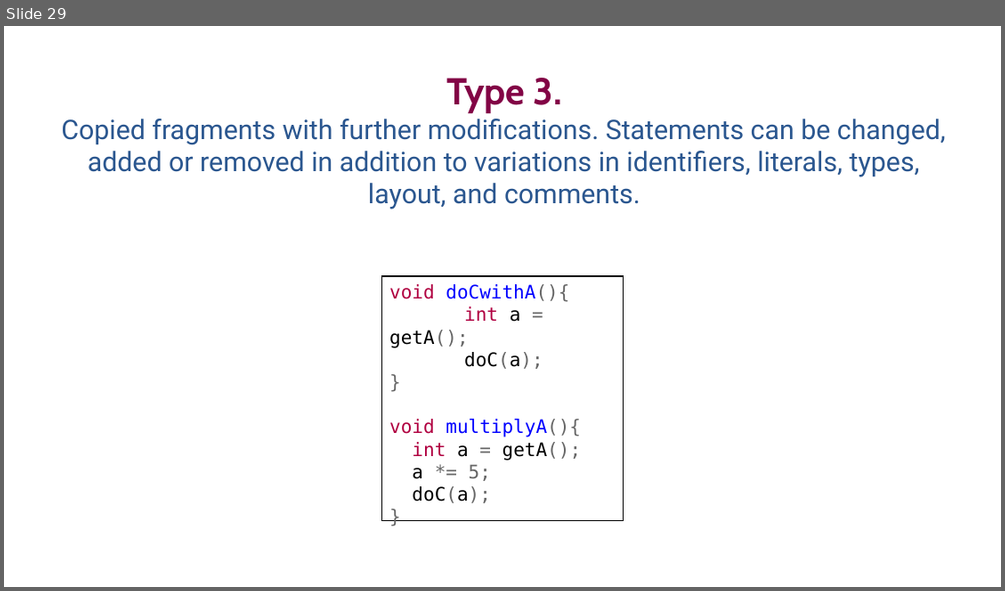
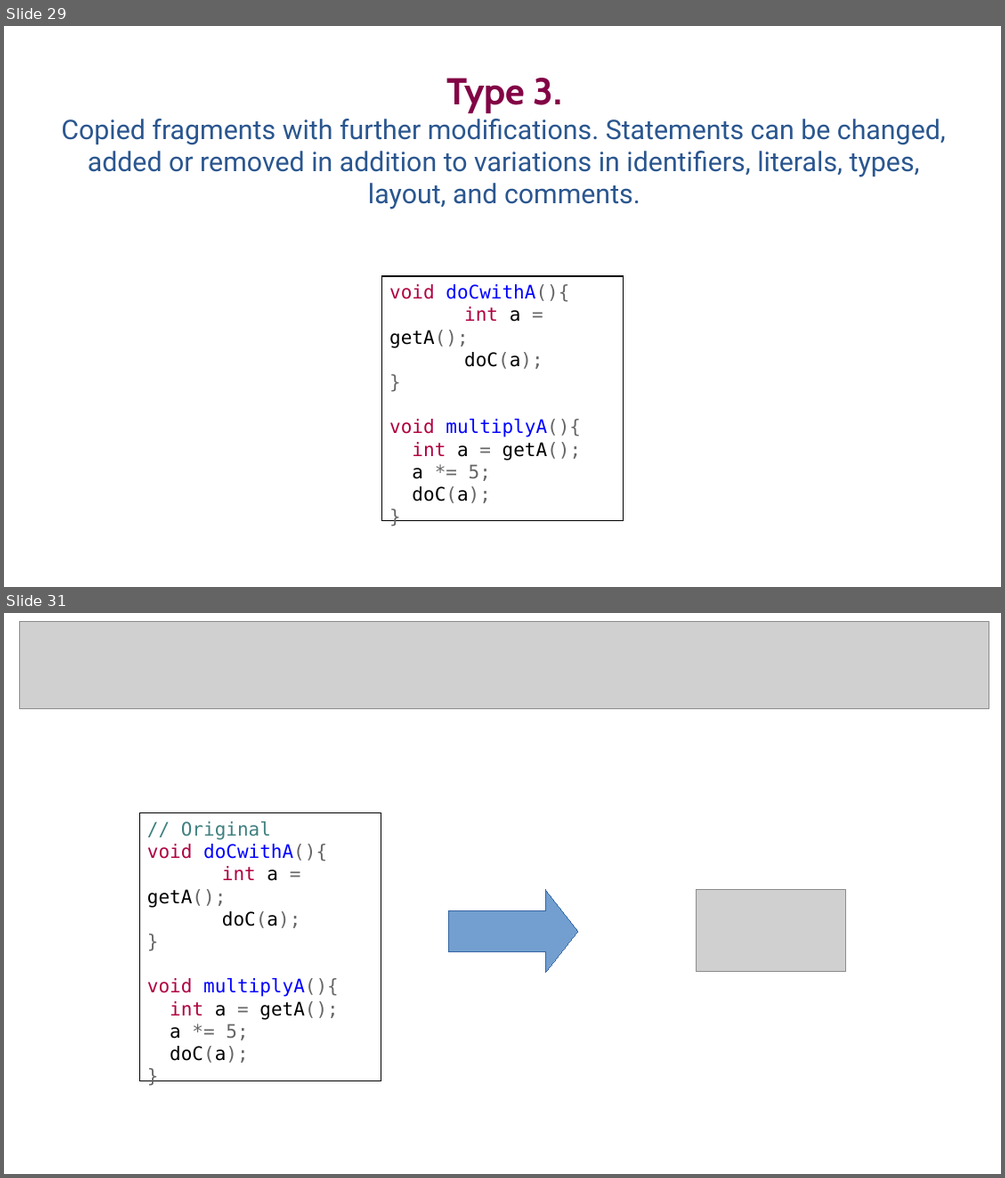
Before and after one commit to SimonBaars/Master-Thesis-Simon-Baars, a slide deck: presentations/FinalPresentation.odp. Shown one above the other, each under a label of ours: slide 29 before the commit, slides 29 and 31 after it; the slides between them are not shown. The pictures are 1005x591 and 1005x1178 pixels, drawn with LibreOffice and Linux fonts; fonts in the diff are those of the drawing; grey boxes stand for pictures. Boxes give left, top, right and bottom in pixels: in the first picture for what was removed or moved away, otherwise in the second. Text is boxed around its words. In the diff, an @@ line names an element or a change of style, - is before the commit and + after.

```diff
--- a/presentations/FinalPresentation.odp
+++ b/presentations/FinalPresentation.odp
@@ slide 31 added at (x1=4, y1=613, x2=1001, y2=1174), background #FFFFFF @@
@@ picture added at (x1=19, y1=622, x2=989, y2=709) @@
@@ rectangle added at (x1=139, y1=813, x2=380, y2=1081), outline #000000 0.99 pt, 18 pt, text #666666 @@
+// Original
+void doCwithA(){
+int a = getA();
+doC(a);
+}
+void multiplyA(){
+int a = getA();
+a *= 5;
+doC(a);
+}
@@ right arrow added at (x1=448, y1=890, x2=577, y2=972), fill #729FCF, outline #3465A4 0 pt @@
@@ picture added at (x1=696, y1=890, x2=846, y2=971) @@
```
Also in this commit, not shown: 2 slides changed, 5 other slides added, 4 slides removed.
